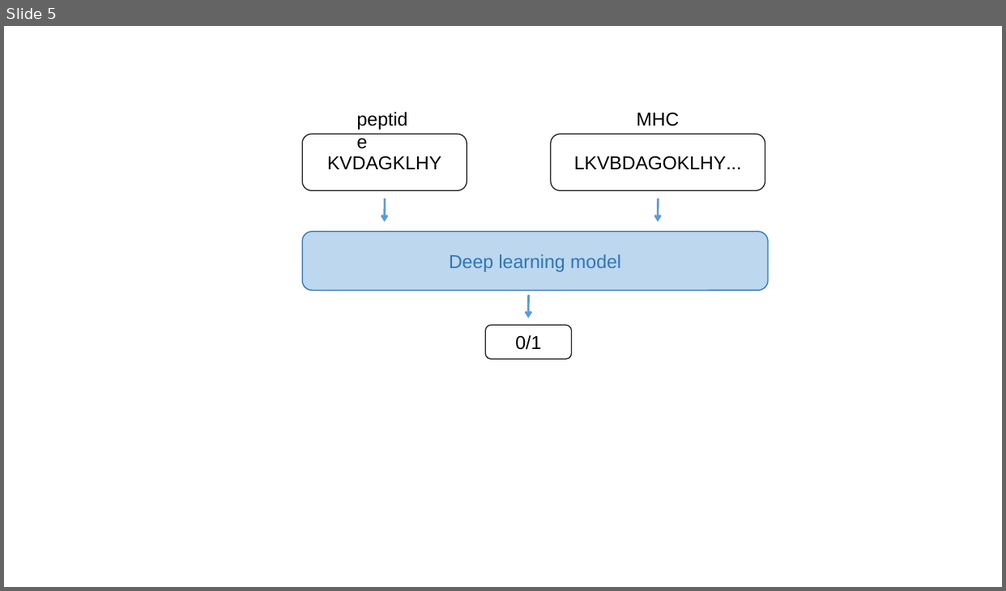
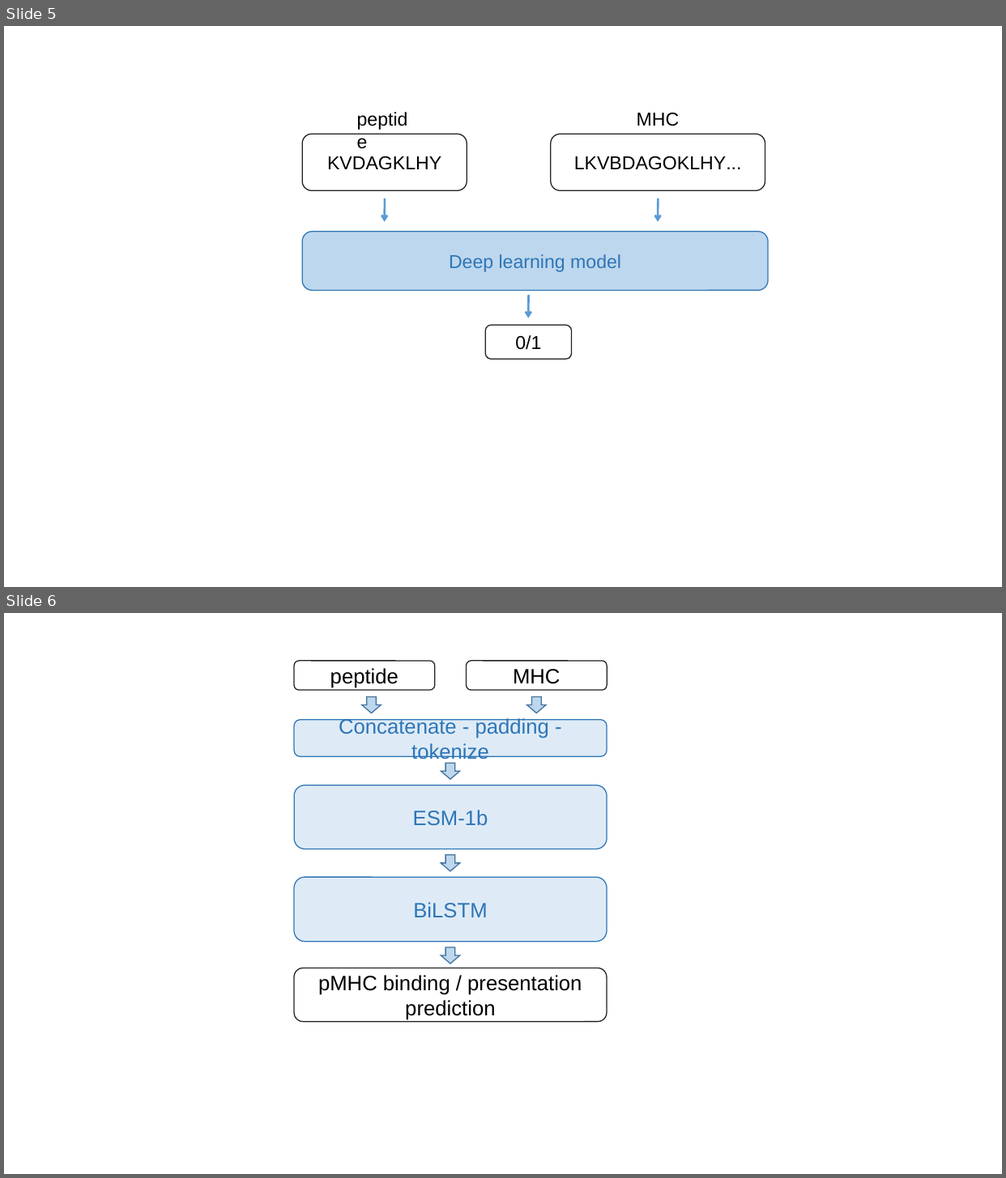
Before and after one commit to arceda/phd_thesis, a slide deck: latex/Presentation1.pptx. Shown one above the other, each under a label of ours: slide 5 before the commit, slides 5 and 6 after it. The pictures are 1006x591 and 1006x1178 pixels, drawn with LibreOffice and Linux fonts; fonts in the diff are those of the drawing. Boxes give left, top, right and bottom in pixels: in the first picture for what was removed or moved away, otherwise in the second. Text is boxed around its words. In the diff, an @@ line names an element or a change of style, - is before the commit and + after.

```diff
--- a/latex/Presentation1.pptx
+++ b/latex/Presentation1.pptx
@@ slide 6 added at bbox=[4, 613, 1002, 1174], background #FFFFFF @@
@@ rounded rectangle added at bbox=[295, 661, 435, 690], outline #202020 1 pt, 20 pt, text #000000 @@
+peptide
@@ rounded rectangle added at bbox=[466, 661, 607, 690], outline #202020 1 pt, 20 pt, text #000000 @@
+MHC
@@ down arrow added at bbox=[362, 697, 381, 713], fill #BDD7EE, outline #43739E 1 pt @@
@@ down arrow added at bbox=[527, 697, 546, 713], fill #BDD7EE, outline #43739E 1 pt @@
@@ rounded rectangle added at bbox=[295, 720, 607, 756], fill #DEEBF7, outline #2E75B6 1 pt, 20 pt, text #2E75B6 @@
+Concatenate - padding - tokenize
@@ down arrow added at bbox=[441, 763, 460, 779], fill #BDD7EE, outline #43739E 1 pt @@
@@ rounded rectangle added at bbox=[295, 786, 607, 849], fill #DEEBF7, outline #2E75B6 1 pt, 20 pt, text #2E75B6 @@
+ESM-1b
@@ down arrow added at bbox=[441, 855, 460, 871], fill #BDD7EE, outline #43739E 1 pt @@
@@ rounded rectangle added at bbox=[295, 877, 607, 942], fill #DEEBF7, outline #2E75B6 1 pt, 20 pt, text #2E75B6 @@
+BiLSTM
@@ down arrow added at bbox=[441, 948, 460, 964], fill #BDD7EE, outline #43739E 1 pt @@
@@ rounded rectangle added at bbox=[295, 969, 607, 1023], outline #202020 1 pt, 20 pt, text #000000 @@
+pMHC binding / presentation prediction
```
Also in this commit, not shown: 16 other files.
